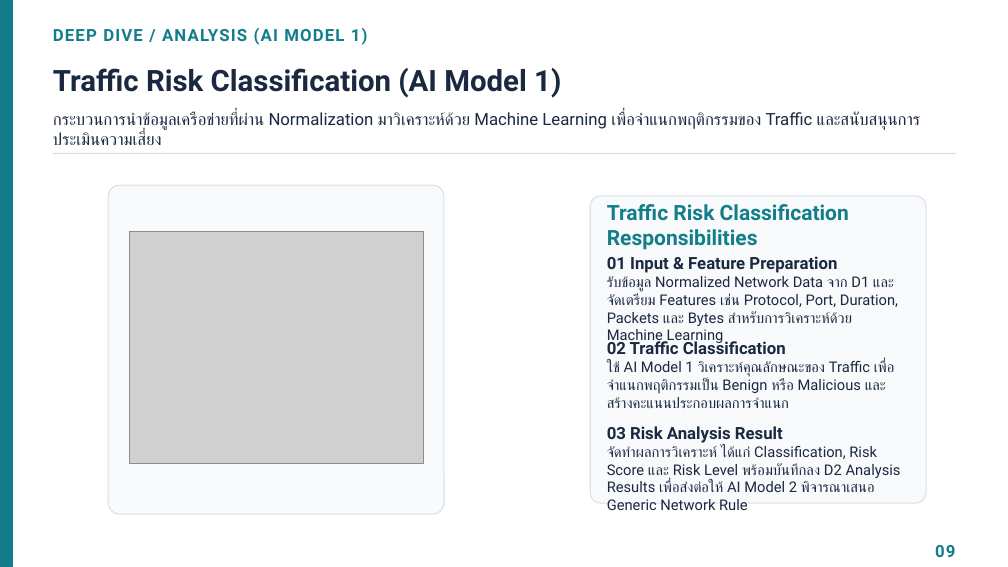
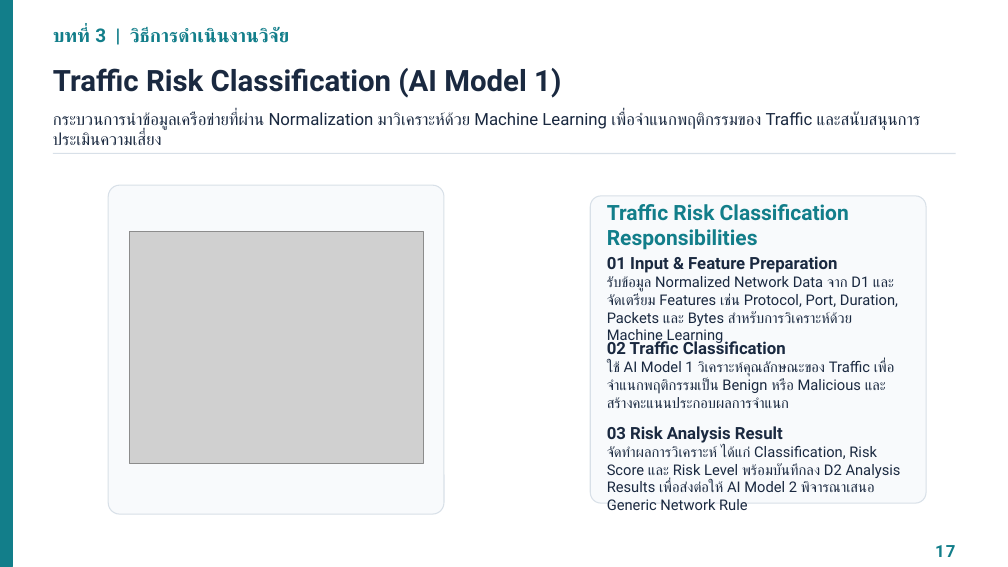
Before and after one commit to Jesadaphoukrongthong/Hybrid-Network-Monitoring-and-Policy-Orchestration-Framework, a slide deck: slide 18 of docs/paper/Hybrid_Framework_Presentation.pptx (slide 10 before the commit). Drawn at 1008x567 pixels with LibreOffice and Linux fonts; fonts in the diff are those of the drawing; grey boxes stand for pictures. Boxes give left, top, right and bottom in pixels: in the first picture for what was removed or moved away, otherwise in the second. Text is boxed around its words. In the diff, an @@ line names an element or a change of style, - is before the commit and + after.

```diff
--- a/docs/paper/Hybrid_Framework_Presentation.pptx
+++ b/docs/paper/Hybrid_Framework_Presentation.pptx
@@ text at [53, 27, 289, 43]: text changed; size 16 to 18 pt @@
-DEEP DIVE / ANALYSIS (AI MODEL 1)
+บทที่ 3 | วิธีการดำเนินงานวิจัย
@@ text at [935, 545, 955, 557]: text changed @@
-09
+17
```
Also in this commit, not shown: 15 other slides changed, 11 slides added, 1 slide removed.
